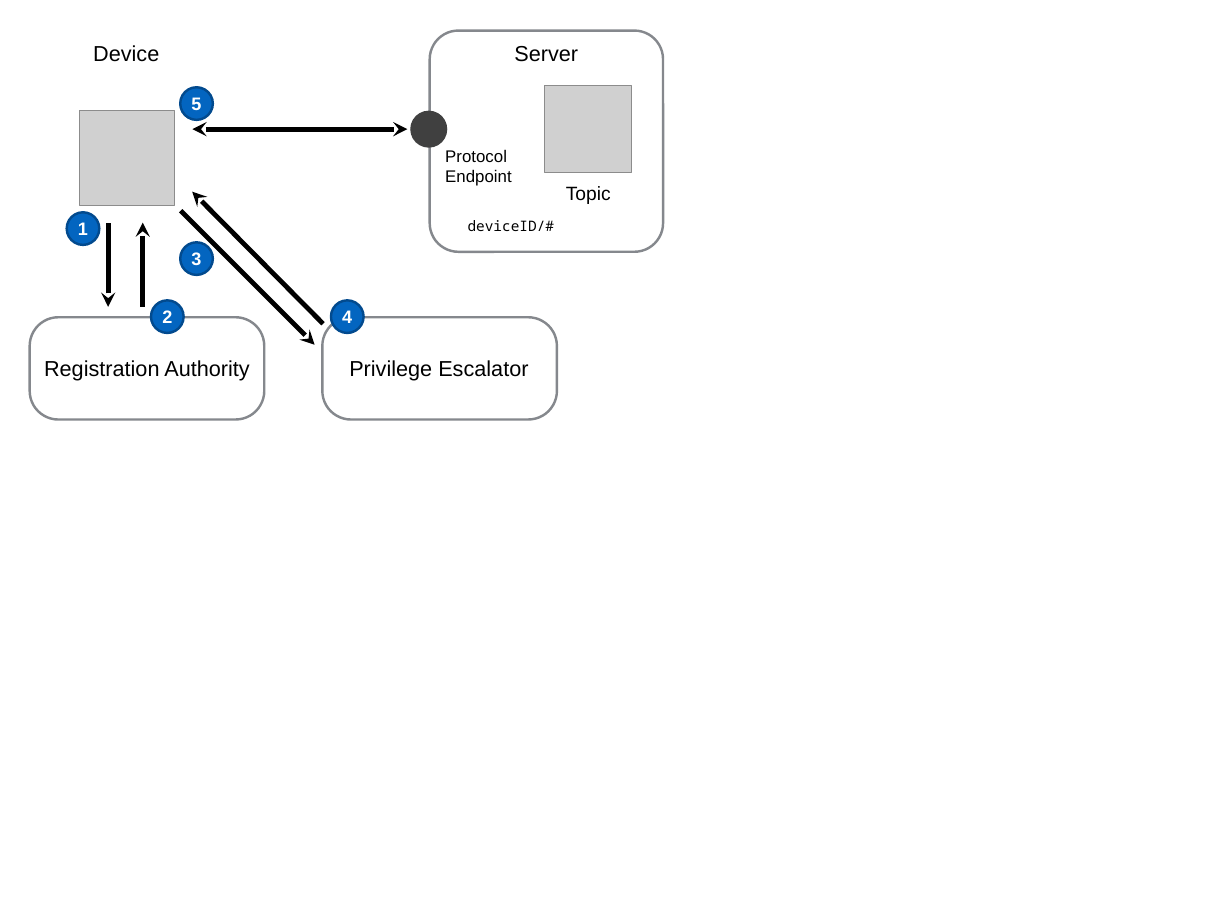
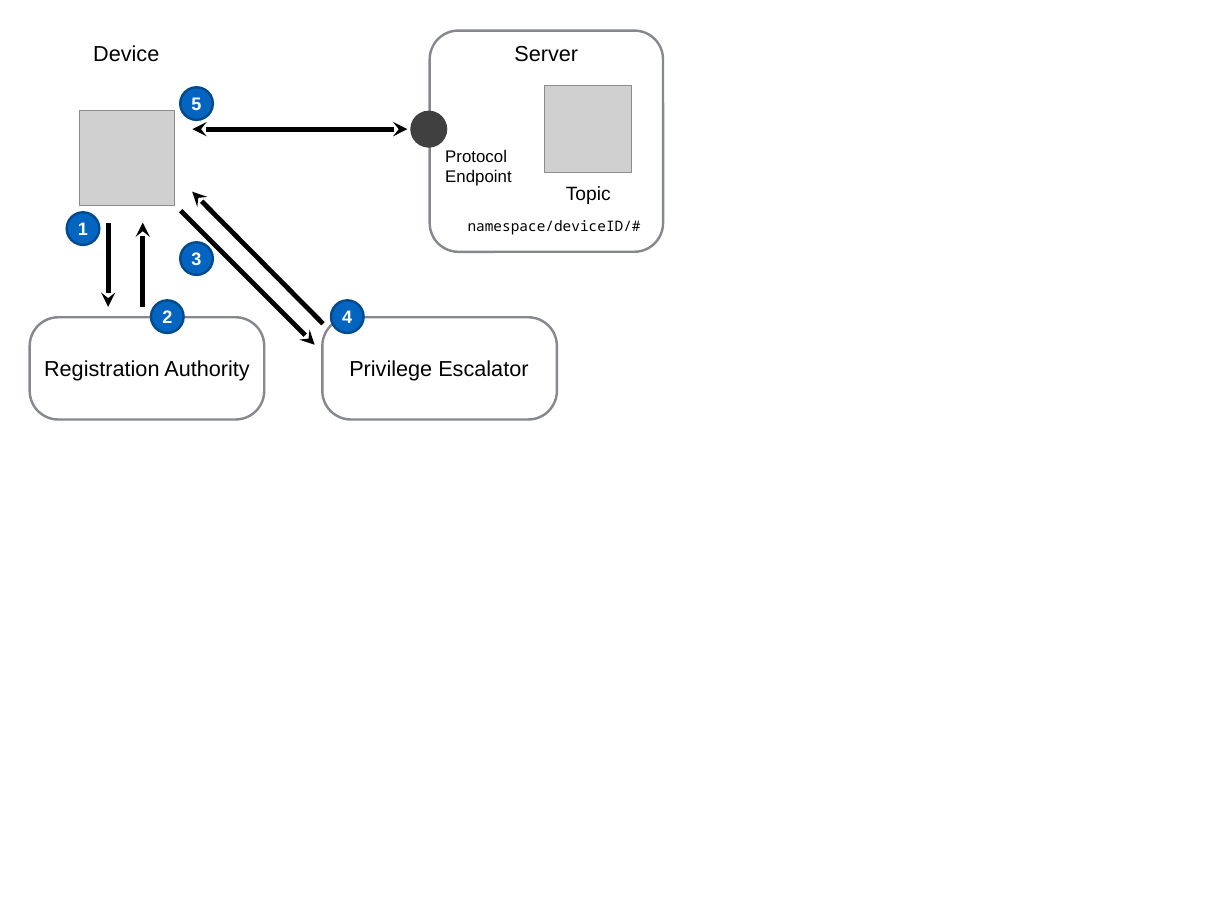
Before and after one commit to aws/iot-atlas, a slide deck: slide 1 of content/designs/device_bootstrap/atlas-bootstrap.pptx. Drawn at 1232x924 pixels with LibreOffice and Linux fonts; fonts in the diff are those of the drawing; grey boxes stand for pictures. Boxes give left, top, right and bottom in pixels: in the first picture for what was removed or moved away, otherwise in the second. Text is boxed around its words. In the diff, an @@ line names an element or a change of style, - is before the commit and + after.

Commit message:
shift to namespace first topics

```diff
--- a/content/designs/device_bootstrap/atlas-bootstrap.pptx
+++ b/content/designs/device_bootstrap/atlas-bootstrap.pptx
@@ text at <box>468,220,641,235</box>: text changed @@
-deviceID/#
+namespace/deviceID/#
```
Also in this commit, not shown: 12 other files.
